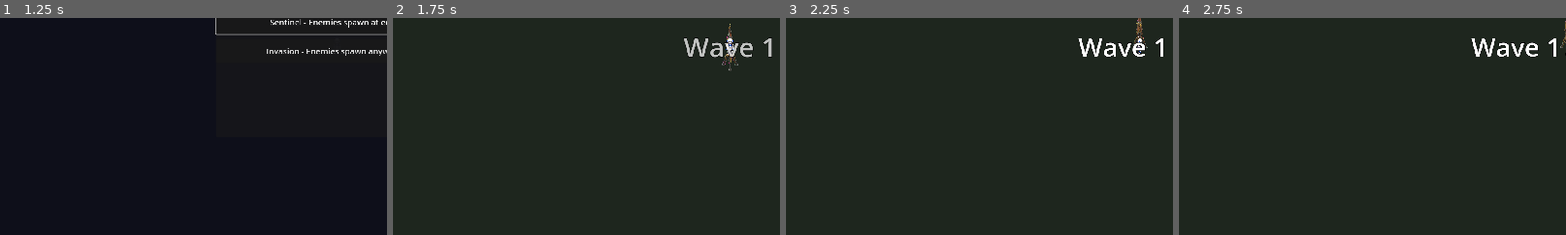
Above: before the commit, frames 1-4 (left to right).
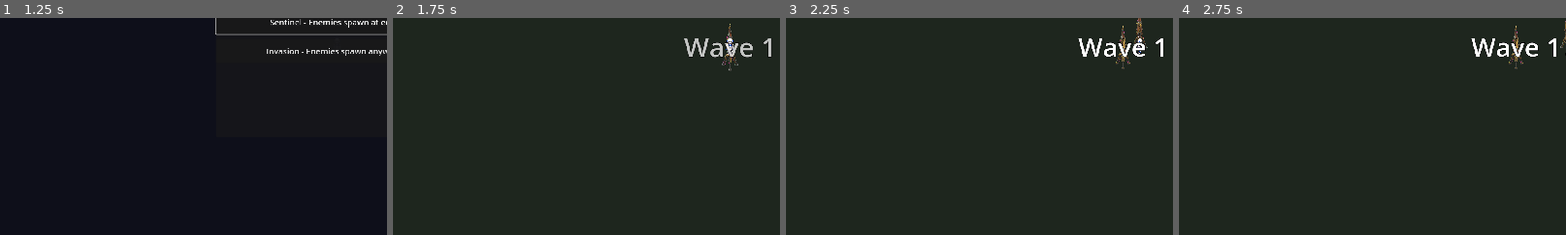
Above: after the commit, the same moments.

Repository: arebolledo2/turret-game
Game: Godot game, scene res://scenes/main.tscn
Same seed, same stepped clock (60 frames per second), same inputs: the game is played once before the commit and once after it.
Inputs (mouse positions are % of the whole screen's width and height, from its top left):
- Up to frame 1 (1.25 s): click "Medium - Balanced challenge" at 0.5 s
- Up to frame 2 (1.75 s): click "Sentinel - Enemies spawn at e…" at 1.25 s
- Up to frame 3 (2.25 s): tap Enter at 2 s; move the mouse to (72, 45) at 2.02 s; hold D (move_right) from 2.03 s (still down); tap F (pickup_turret) at 2.1 s; click (72, 45) at 2.17 s
- Up to frame 4 (2.75 s): keep holding D (move_right)
The pictures show only the part of the screen within x 7-56%, y 43-93%; the shares and areas given below are measured in that part.

Frame 1 is identical in both runs. In frame 2, 0.2% of the frame differs, in the area x 75-98%, y 8-18%; in frame 3, 0.2%; in frame 4, 0.2%.

Commit message:
🎮 Enhance game mode service with error logging and improve game state management

Diff:
--- a/scripts/autoload/game_mode_service.gd
+++ b/scripts/autoload/game_mode_service.gd
@@ -19,12 +19,13 @@
 func set_mode(mode_id: GameEnums.GameMode) -> void:
 	var config = GameModeRegistry.get_mode_config(mode_id)
 	if config.is_empty():
+		print("ERROR: Game mode config not found for ID: ", mode_id)
 		return
 
 	var group = config.get("group")
 	active_modes[group] = mode_id
 
-	print("Game Mode Set: ", config.get("name"), " (Group: ", group, ")")
+	print("Game Mode Set: ", config.get("name"), " (Group: ", group, ") - ID: ", mode_id)
 
 func is_mode_active(mode_id: GameEnums.GameMode) -> bool:
 	for group in active_modes:
--- a/scripts/game_manager.gd
+++ b/scripts/game_manager.gd
@@ -42,7 +42,15 @@
 	start_game()
 
 func start_game() -> void:
+	# Store the current mode before reset if we want to preserve it
+	var current_mode = Globals.game_mode_service.active_modes.get("spawn_location")
+
 	Globals.reset_stats()
+
+	# Restore the mode after reset
+	if current_mode != null:
+		Globals.set_game_mode(current_mode as GameEnums.GameMode)
+
 	Globals.is_game_active = true
 	Events.game_started.emit()
 
--- a/scripts/ui/game_mode_select.gd
+++ b/scripts/ui/game_mode_select.gd
@@ -16,11 +16,23 @@
 	sentinel_button = nodes.get("sentinel_button")
 	invasion_button = nodes.get("invasion_button")
 
-	# Set base size
+	if sentinel_button and not sentinel_button.pressed.is_connected(_on_sentinel_pressed):
+		sentinel_button.pressed.connect(_on_sentinel_pressed)
+	if invasion_button and not invasion_button.pressed.is_connected(_on_invasion_pressed):
+		invasion_button.pressed.connect(_on_invasion_pressed)
+
 	base_panel_size = Vector2(BASE_PANEL_WIDTH, BASE_PANEL_HEIGHT)
 
 	# Call parent setup
 	super.setup(nodes, owner)
+
+
+func _on_sentinel_pressed() -> void:
+	hide_and_emit(GameEnums.GameMode.SENTINEL)
+
+
+func _on_invasion_pressed() -> void:
+	hide_and_emit(GameEnums.GameMode.INVASION)
 
 
 func _scale_fonts(scale: float) -> void:
@@ -42,6 +54,7 @@
 
 
 func hide_and_emit(mode: GameEnums.GameMode) -> void:
+	print("DEBUG: GameModeSelectUI emitting mode: ", mode)
 	if container:
 		var tween = _owner.create_tween()
 		tween.tween_property(container, "modulate:a", 0.0, 0.2)
--- /dev/null
+++ b/tests/integration/test_invasion_mode.gd
@@ -0,0 +1,61 @@
+extends GutTest
+
+func before_each() -> void:
+	GameStateService.reset_state()
+	GameModeService.reset_state()
+	DifficultyService.set_difficulty(GameEnums.Difficulty.EASY)
+
+func test_sentinel_mode_spawn_positions():
+	# Sentinel is default
+	assert_true(GameModeService.is_mode_active(GameEnums.GameMode.SENTINEL), "Sentinel should be active by default")
+
+	var spawn_zones = _get_mock_spawn_zones()
+
+	# Sample many positions to ensure they are all in zones
+	for i in range(100):
+		var pos = GameModeService.get_random_spawn_position(spawn_zones)
+		var in_any_zone = false
+		for zone in spawn_zones:
+			if zone.has_point(pos):
+				in_any_zone = true
+				break
+		assert_true(in_any_zone, "Spawn position %s should be in one of the edge zones" % pos)
+
+func test_invasion_mode_spawn_positions():
+	# Switch to Invasion mode
+	GameModeService.set_mode(GameEnums.GameMode.INVASION)
+	assert_true(GameModeService.is_mode_active(GameEnums.GameMode.INVASION), "Invasion should be active after setting it")
+
+	var half_width = GameConstants.ARENA_WIDTH / 2.0
+	var half_height = GameConstants.ARENA_HEIGHT / 2.0
+	var inset = 40.0
+
+	# Sample many positions to ensure they are within the arena bounds
+	var found_middle = false
+	var positions = []
+	for i in range(200):
+		var pos = GameModeService.get_random_spawn_position([])
+		positions.append(pos)
+
+		# Check bounds
+		assert_true(pos.x >= -half_width + inset and pos.x <= half_width - inset, "X position %f out of bounds" % pos.x)
+		assert_true(pos.y >= -half_height + inset and pos.y <= half_height - inset, "Y position %f out of bounds" % pos.y)
+
+		# Check if it's in the "middle" (away from edges)
+		if abs(pos.x) < (half_width - 300) and abs(pos.y) < (half_height - 300):
+			found_middle = true
+
+	assert_true(found_middle, "Invasion mode should have spawned at least some enemies in the middle of the arena. Positions: %s" % str(positions))
+
+func _get_mock_spawn_zones() -> Array[Rect2]:
+	var half_width := GameConstants.ARENA_WIDTH / 2.0
+	var half_height := GameConstants.ARENA_HEIGHT / 2.0
+	var zone_depth := 200.0
+	var inset := 20.0
+
+	var zones: Array[Rect2] = []
+	zones.append(Rect2(-half_width + inset, -half_height + inset, GameConstants.ARENA_WIDTH - (inset * 2), zone_depth))
+	zones.append(Rect2(-half_width + inset, half_height - inset - zone_depth, GameConstants.ARENA_WIDTH - (inset * 2), zone_depth))
+	zones.append(Rect2(-half_width + inset, -half_height + inset, zone_depth, GameConstants.ARENA_HEIGHT - (inset * 2)))
+	zones.append(Rect2(half_width - inset - zone_depth, -half_height + inset, zone_depth, GameConstants.ARENA_HEIGHT - (inset * 2)))
+	return zones
Not shown, added: tests/integration/test_invasion_mode.gd.uid
